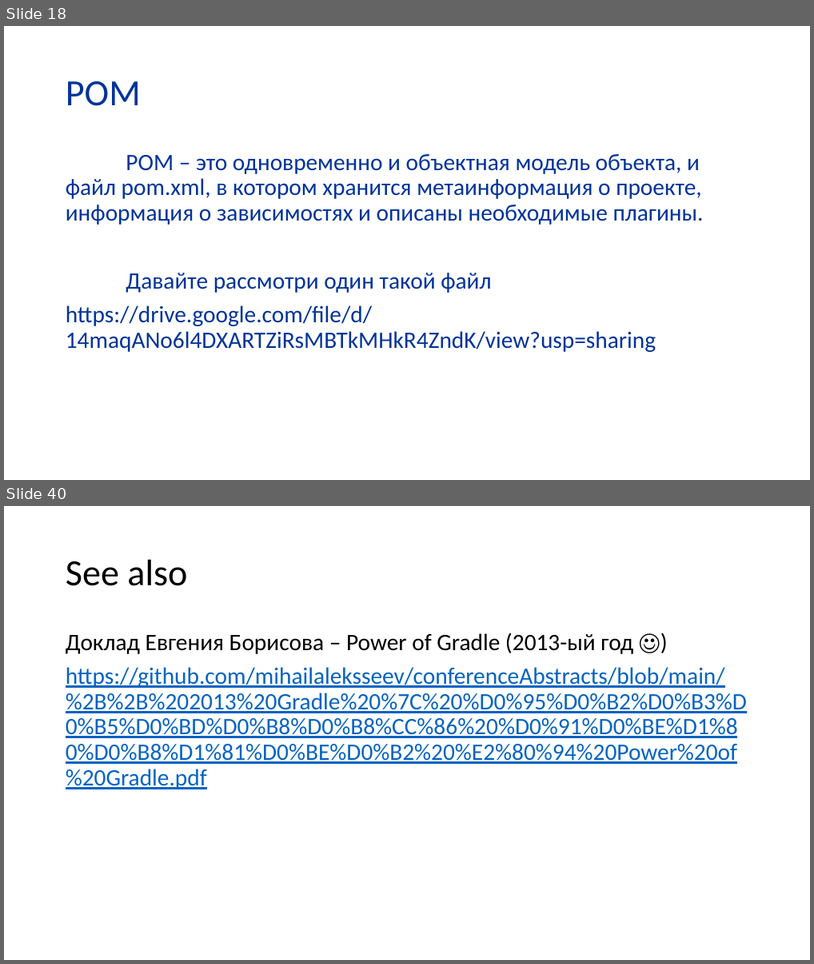
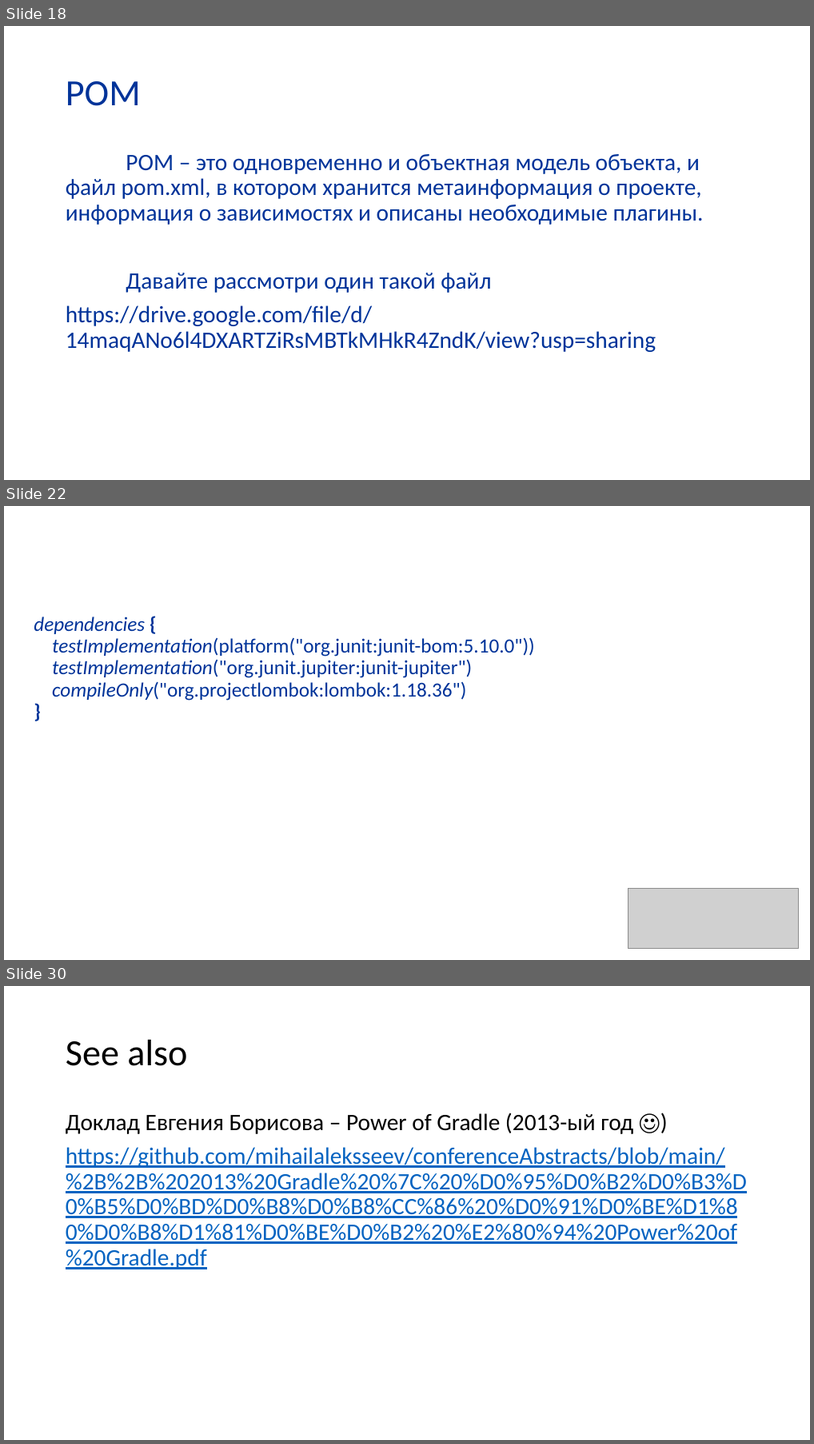
Before and after one commit to butenko-or/programming-technologies, a slide deck: PT_build_systems.pptx. Shown one above the other, each under a label of ours: slides 18 and 40 before the commit, slides 18, 22 and 30 after it; the slides between them are not shown. The pictures are 814x964 and 814x1444 pixels, drawn with LibreOffice and Linux fonts; fonts in the diff are those of the drawing; grey boxes stand for pictures; background and template pictures are left out. Boxes give left, top, right and bottom in pixels: in the first picture for what was removed or moved away, otherwise in the second. Text is boxed around its words. In the diff, an @@ line names an element or a change of style, - is before the commit and + after.

```diff
--- a/PT_build_systems.pptx
+++ b/PT_build_systems.pptx
@@ slide 22 added at (x1=4, y1=506, x2=810, y2=960), background picture (left out) @@
@@ text added at (x1=34, y1=616, x2=535, y2=700), 24 pt, text #003399 @@
+dependencies {
+testImplementation(platform("org.junit:junit-bom:5.10.0"))
+testImplementation("org.junit.jupiter:junit-jupiter")
+compileOnly("org.projectlombok:lombok:1.18.36")
+}
@@ picture added at (x1=628, y1=888, x2=799, y2=948) @@
@@ what was slide 40 is now slide 30 @@
```
Also in this commit, not shown: 3 slides changed, 7 other slides added, 18 slides removed.
